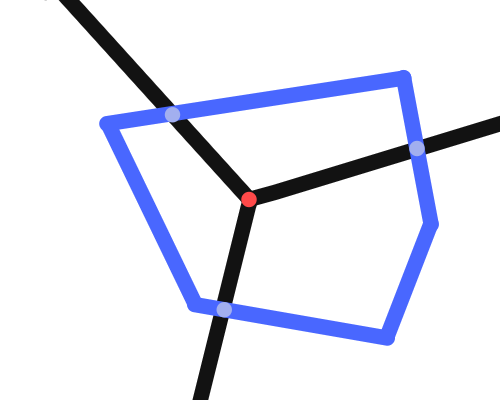
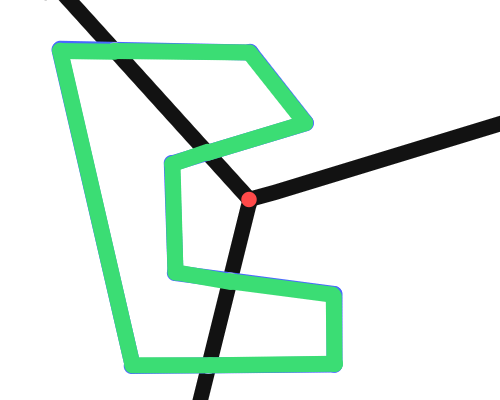
Layered file, before and after one edit (500x400). Changes by layer:
painted on "shape" (1st of 2) over left=51, top=40, right=439, bottom=374
